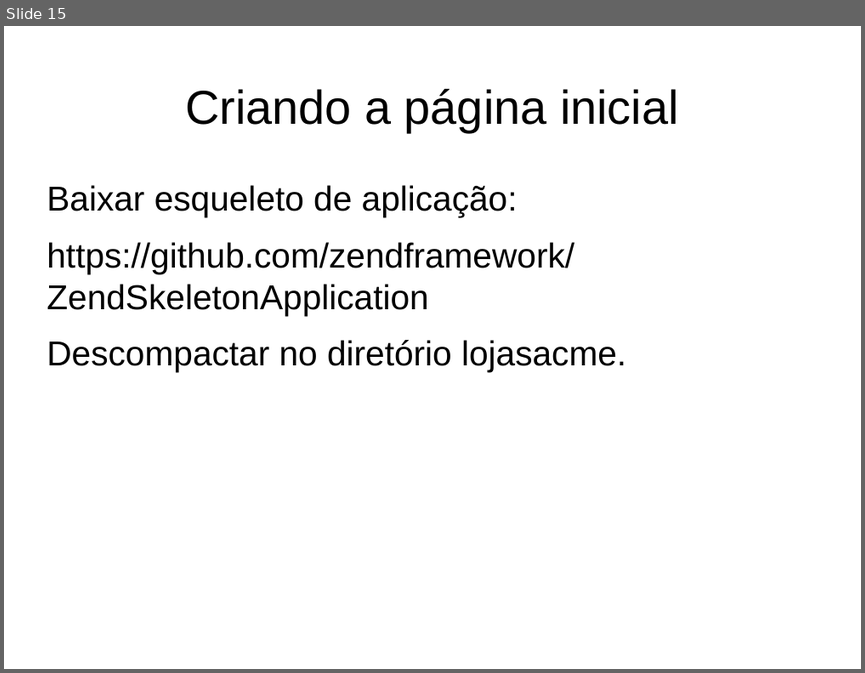
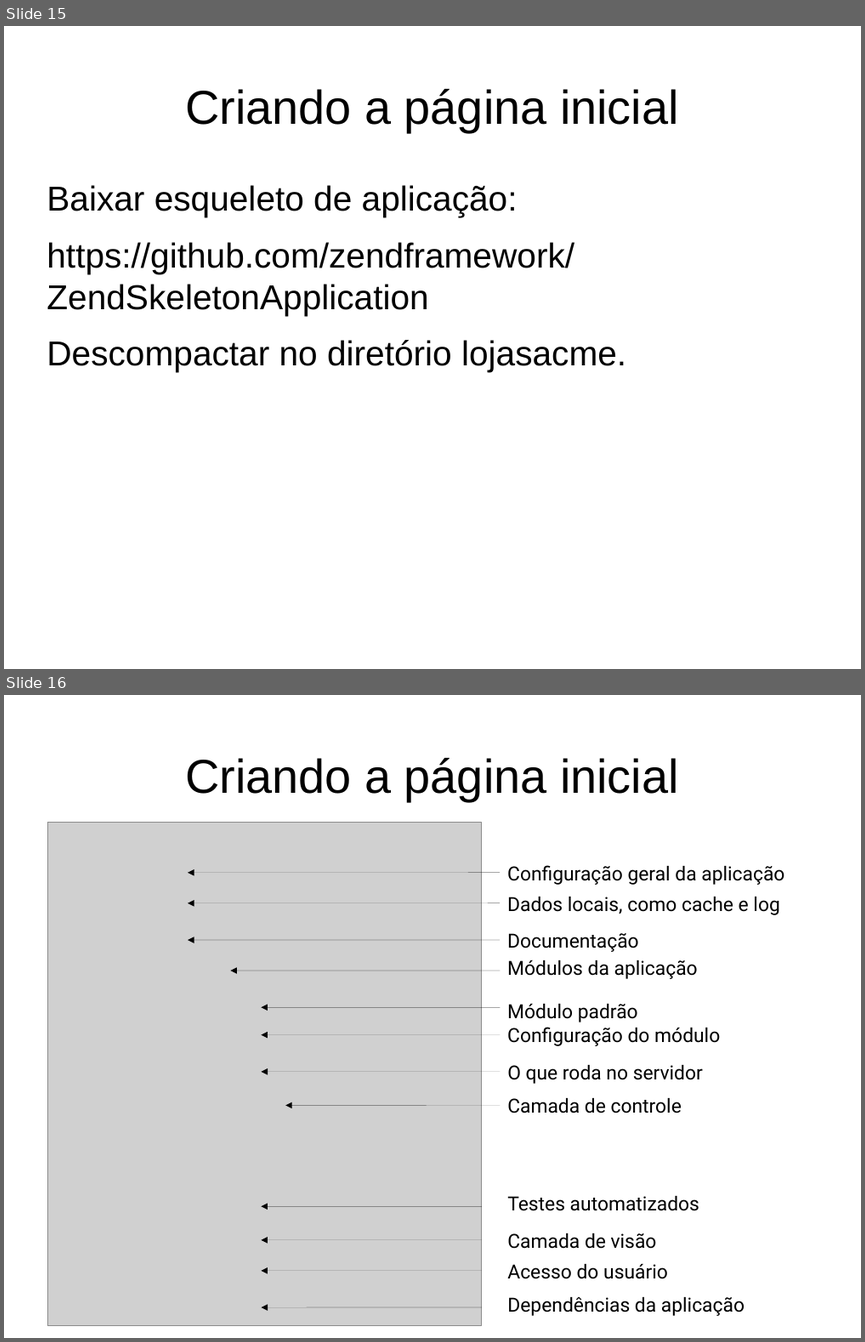
Before and after one commit to fgsl/lojasacme, a slide deck: docs/tutorial.odp. Shown one above the other, each under a label of ours: slide 15 before the commit, slides 15 and 16 after it. The pictures are 865x673 and 865x1342 pixels, drawn with LibreOffice and Linux fonts; fonts in the diff are those of the drawing; grey boxes stand for pictures. Boxes give left, top, right and bottom in pixels: in the first picture for what was removed or moved away, otherwise in the second. Text is boxed around its words. In the diff, an @@ line names an element or a change of style, - is before the commit and + after.

Commit message:
Redigir a documentação #2

```diff
--- a/docs/tutorial.odp
+++ b/docs/tutorial.odp
@@ slide 16 added at (x1=4, y1=695, x2=861, y2=1338), background #FFFFFF @@
@@ title added at (x1=185, y1=758, x2=679, y2=801), 44 pt, text #000000 @@
+Criando a página inicial
@@ picture added at (x1=48, y1=822, x2=482, y2=1326) @@
@@ arrow added from (500, 873) to (188, 873), #000000 0 pt @@
@@ text added at (x1=507, y1=865, x2=784, y2=885), 18 pt, text #000000 @@
+Configuração geral da aplicação
@@ text added at (x1=507, y1=896, x2=779, y2=915), 18 pt, text #000000 @@
+Dados locais, como cache e log
@@ arrow added from (500, 903) to (188, 903), #000000 0 pt @@
@@ arrow added from (500, 940) to (188, 940), #000000 0 pt @@
@@ text added at (x1=507, y1=933, x2=639, y2=952), 18 pt, text #000000 @@
+Documentação
@@ arrow added from (500, 970) to (230, 970), #000000 0 pt @@
@@ text added at (x1=507, y1=960, x2=698, y2=979), 18 pt, text #000000 @@
+Módulos da aplicação
@@ arrow added from (500, 1008) to (262, 1008), #000000 0 pt @@
@@ text added at (x1=507, y1=1004, x2=638, y2=1022), 18 pt, text #000000 @@
+Módulo padrão
@@ arrow added from (500, 1035) to (262, 1035), #000000 0 pt @@
@@ text added at (x1=507, y1=1027, x2=720, y2=1046), 18 pt, text #000000 @@
+Configuração do módulo
@@ arrow added from (500, 1072) to (262, 1072), #000000 0 pt @@
@@ text added at (x1=507, y1=1065, x2=703, y2=1083), 18 pt, text #000000 @@
+O que roda no servidor
@@ text added at (x1=507, y1=1098, x2=681, y2=1113), 18 pt, text #000000 @@
+Camada de controle
@@ arrow added from (500, 1106) to (285, 1106), #000000 0 pt @@
@@ text added at (x1=507, y1=1196, x2=699, y2=1211), 18 pt, text #000000 @@
+Testes automatizados
@@ arrow added from (482, 1206) to (262, 1206), #000000 0 pt @@
@@ arrow added from (482, 1240) to (262, 1240), #000000 0 pt @@
@@ text added at (x1=507, y1=1233, x2=657, y2=1248), 18 pt, text #000000 @@
+Camada de visão
@@ arrow added from (482, 1270) to (262, 1270), #000000 0 pt @@
@@ text added at (x1=507, y1=1264, x2=668, y2=1279), 18 pt, text #000000 @@
+Acesso do usuário
@@ text added at (x1=507, y1=1297, x2=744, y2=1315), 18 pt, text #000000 @@
+Dependências da aplicação
@@ arrow added from (483, 1307) to (262, 1307), #000000 0 pt @@
```
Also in this commit, not shown: 3 other slides added, 3 other files.
